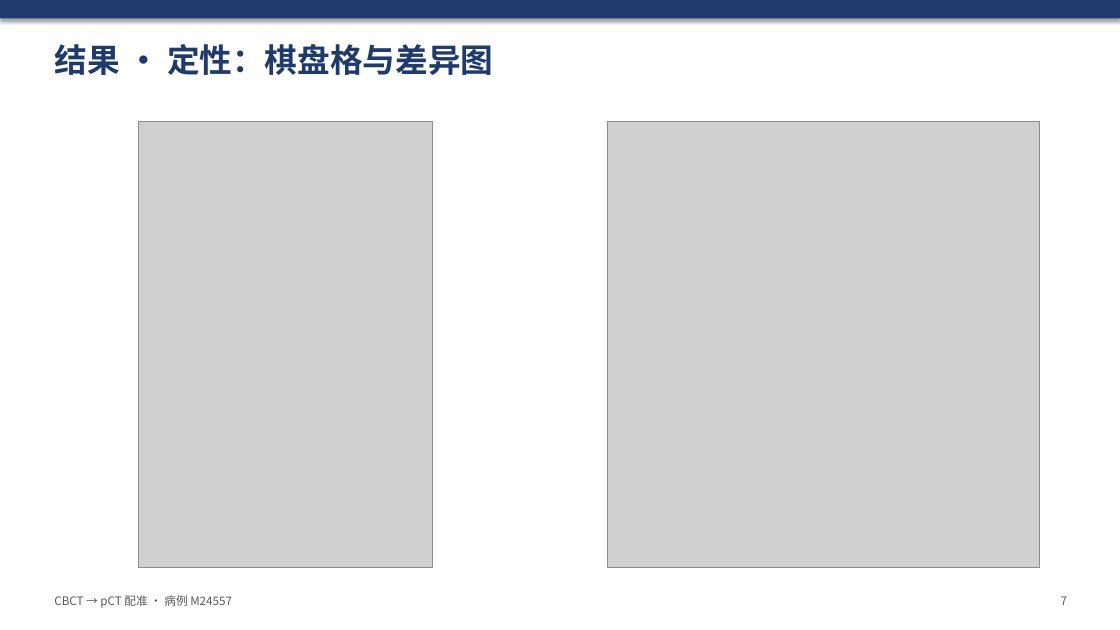
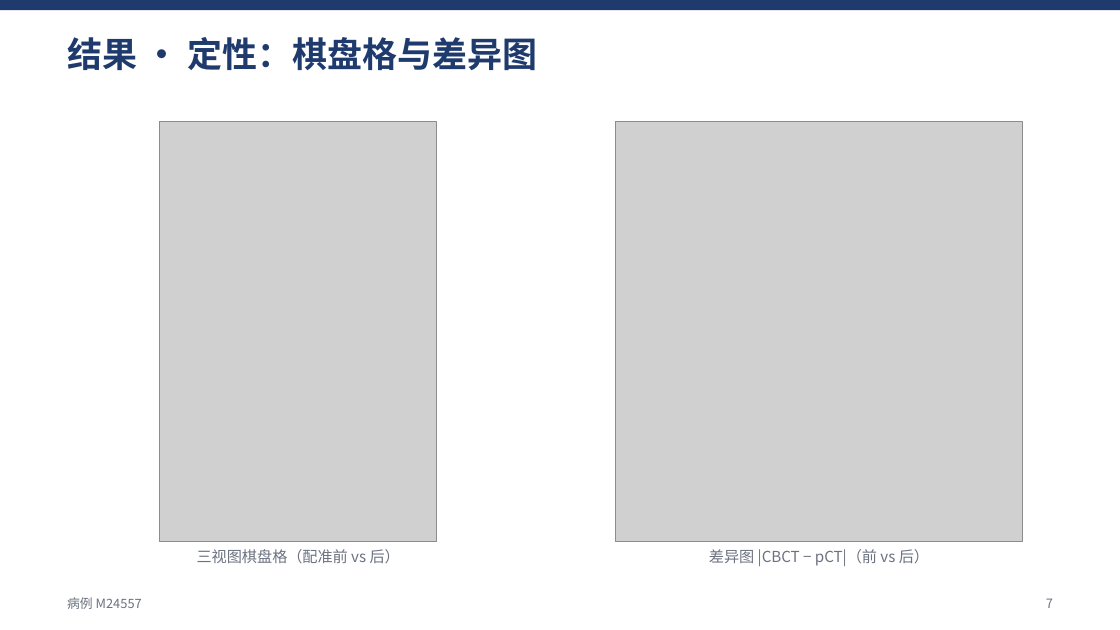
Before and after one commit to develop-yang/Task, a slide deck: slide 7 of results_sample/CBCT_pCT_配准汇报.pptx. Drawn at 1120x630 pixels with LibreOffice and Linux fonts; fonts in the diff are those of the drawing; grey boxes stand for pictures. Boxes give left, top, right and bottom in pixels: in the first picture for what was removed or moved away, otherwise in the second. Text is boxed around its words. In the diff, an @@ line names an element or a change of style, - is before the commit and + after.

```diff
--- a/results_sample/CBCT_pCT_配准汇报.pptx
+++ b/results_sample/CBCT_pCT_配准汇报.pptx
@@ rectangle: place and size @@
-rectangle at [0,0,1120,18]
+rectangle at [0,0,1120,10]
@@ rectangle at [0,0,1120,10]: shadow off @@
@@ text "结果 · 定性：棋盘格与差异图": place and size @@
-text "结果 · 定性：棋盘格与差异图" at [54,44,493,75]
+text "结果 · 定性：棋盘格与差异图" at [67,37,538,70]
@@ text "结果 · 定性：棋盘格与差异图" at [67,37,538,70]: size 28 to 30 pt @@
@@ picture: place and size @@
-picture at [139,122,433,567]
+picture at [160,122,437,542]
@@ picture: place and size @@
-picture at [607,122,1039,567]
+picture at [616,122,1023,542]
@@ text added at [197,549,400,563], 13 pt, text #6B7280 @@
+三视图棋盘格（配准前 vs 后）
@@ text added at [709,549,929,566], 13 pt, text #6B7280 @@
+差异图 |CBCT − pCT|（前 vs 后）
@@ text at [67,597,142,609]: text changed; size 10 to 11 pt; text colour #5A5A5A to #6B7280 @@
-CBCT → pCT 配准 · 病例 M24557
+病例 M24557
@@ text "7": place and size @@
-text "7" at [1061,596,1067,605]
+text "7" at [1046,598,1053,608]
@@ text "7" at [1046,598,1053,608]: size 10 to 11 pt, text colour #5A5A5A to #6B7280 @@
```
Also in this commit, not shown: 9 other slides changed, 8 other files.
